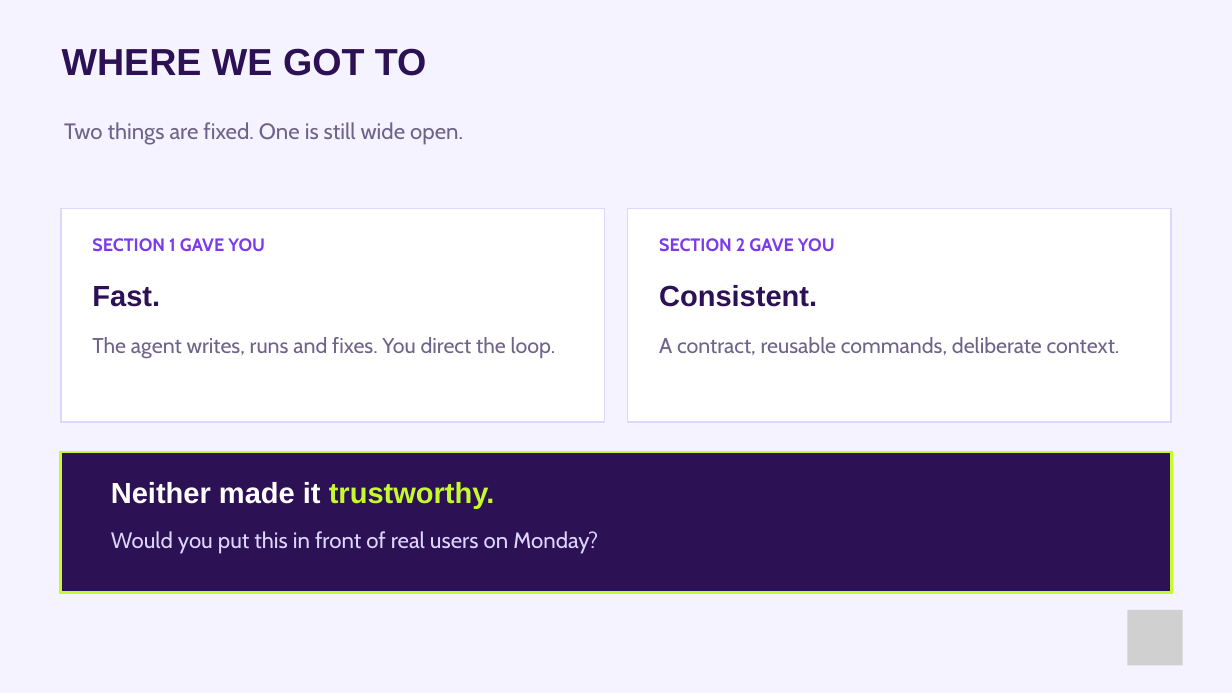
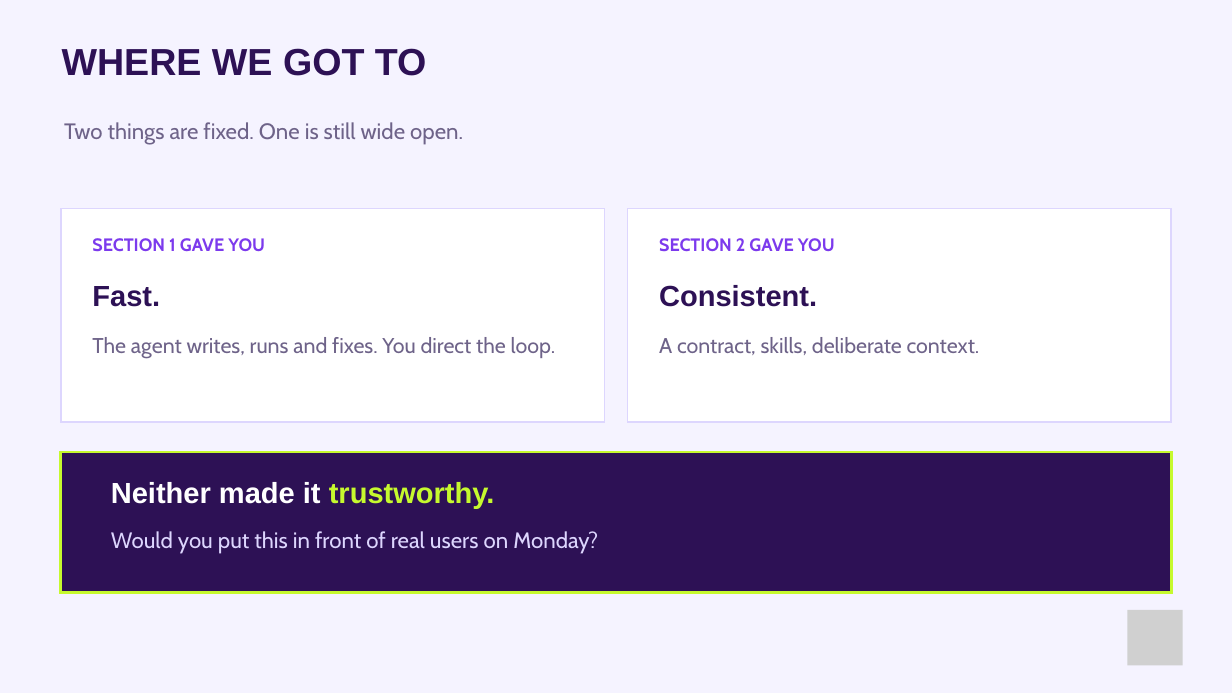
Before and after one commit to paulkeen/tca-habits, a slide deck: slide 55 of docs/Master_Back in the Code.pptx. Drawn at 1232x693 pixels with LibreOffice and Linux fonts; fonts in the diff are those of the drawing; grey boxes stand for pictures. Boxes give left, top, right and bottom in pixels: in the first picture for what was removed or moved away, otherwise in the second. Text is boxed around its words. In the diff, an @@ line names an element or a change of style, - is before the commit and + after.

```diff
--- a/docs/Master_Back in the Code.pptx
+++ b/docs/Master_Back in the Code.pptx
@@ text at (x1=659, y1=337, x2=980, y2=355): text changed @@
-A contract, reusable commands, deliberate context.
+A contract, skills, deliberate context.
```
Also in this commit, not shown: 6 other slides changed, 2 slides added, 3 slides removed, 2 other files.
